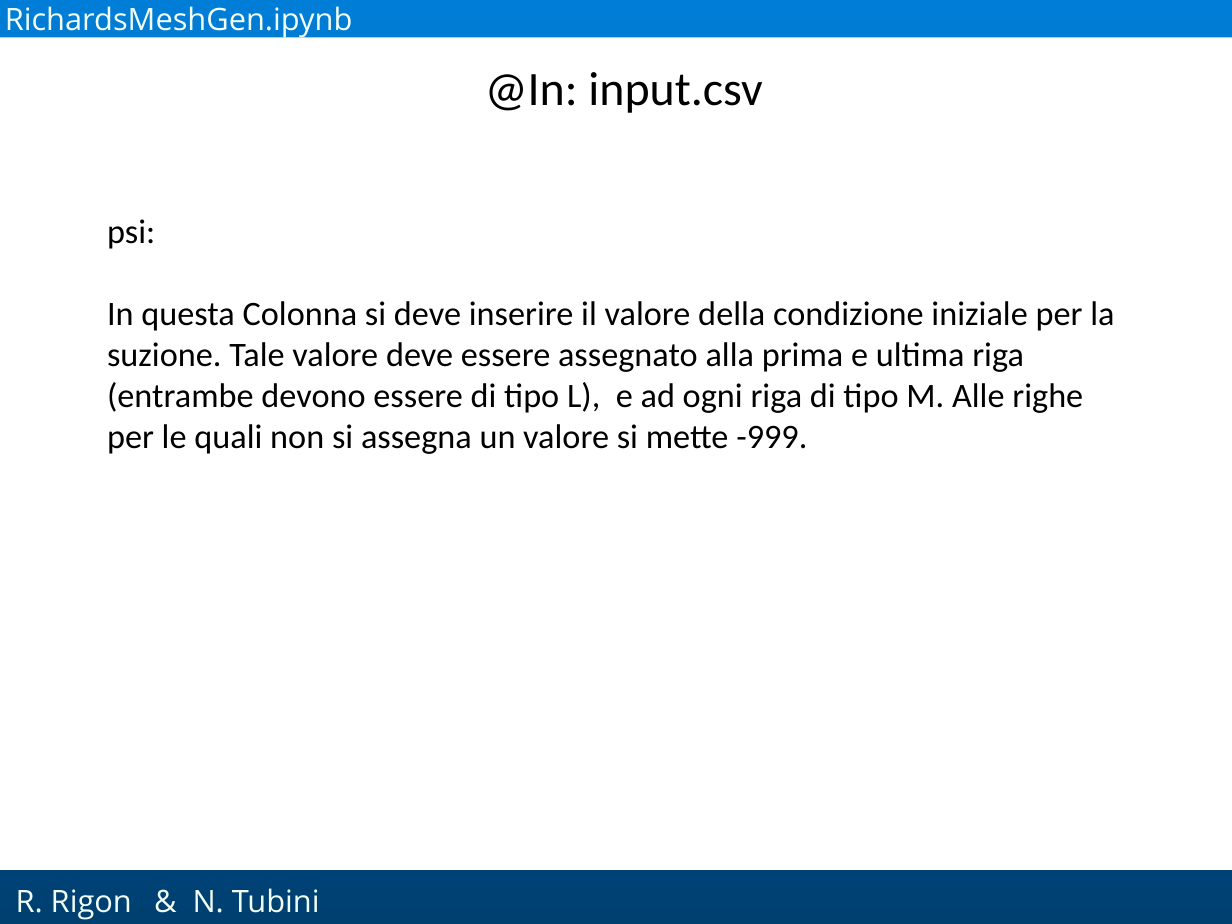
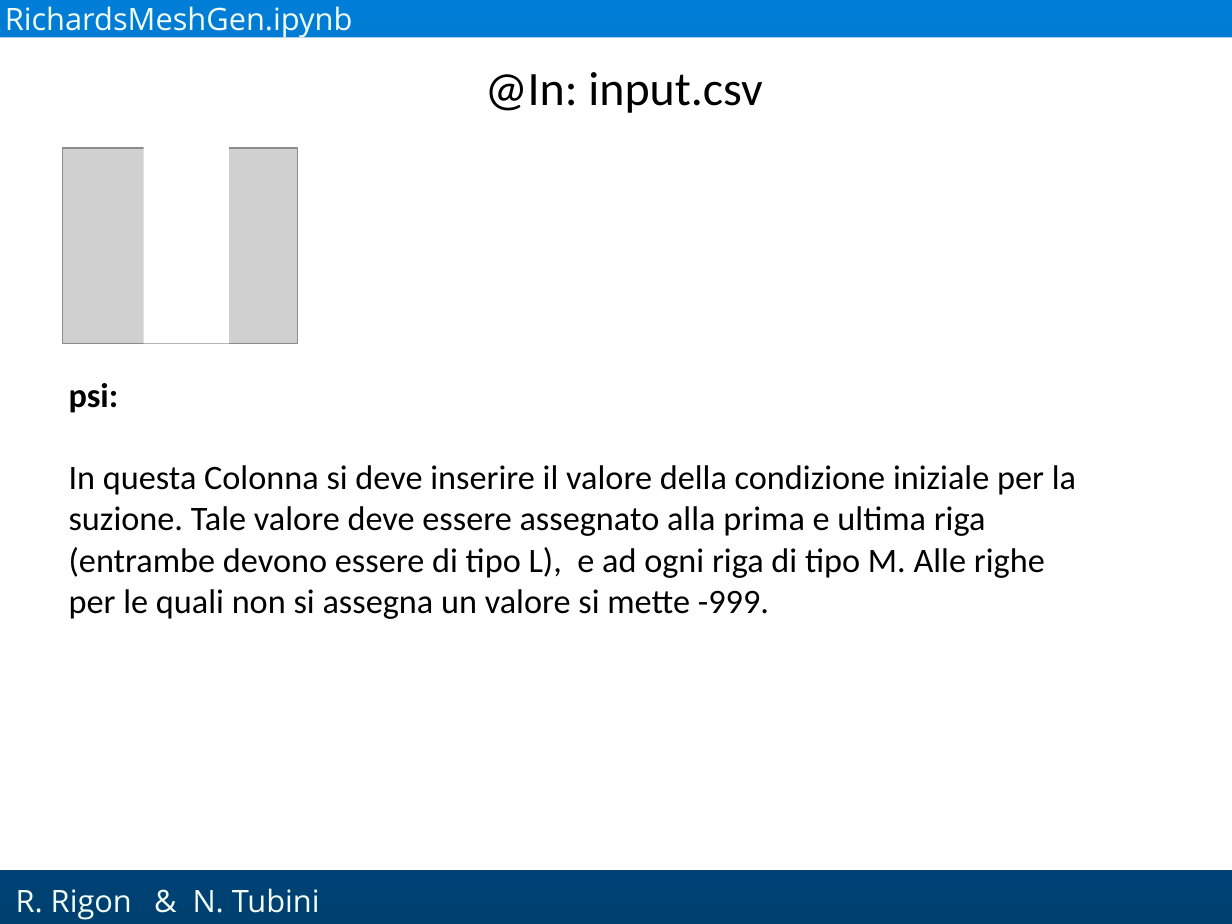
Before and after one commit to GEOframeOMSProjects/OMS_Project_Richards1D, a slide deck: slide 15 of Materials/Richards_English.pptx (slide 14 before the commit). Drawn at 1232x924 pixels with LibreOffice and Linux fonts; fonts in the diff are those of the drawing; grey boxes stand for pictures; background and template pictures are left out. Boxes give left, top, right and bottom in pixels: in the first picture for what was removed or moved away, otherwise in the second. Text is boxed around its words. In the diff, an @@ line names an element or a change of style, - is before the commit and + after.

```diff
--- a/Materials/Richards_English.pptx
+++ b/Materials/Richards_English.pptx
@@ picture added at (63,148,297,344) @@
@@ rectangle added at (144,134,229,344), fill #FFFFFF @@
@@ text "psi:": place and size @@
-text "psi:" at (107,219,1114,454)
+text "psi:" at (69,383,1076,619)
@@ text at (69,383,119,413): bold on in "psi:" @@
```
Also in this commit, not shown: 22 other slides changed, 4 slides added, 3 slides removed.
